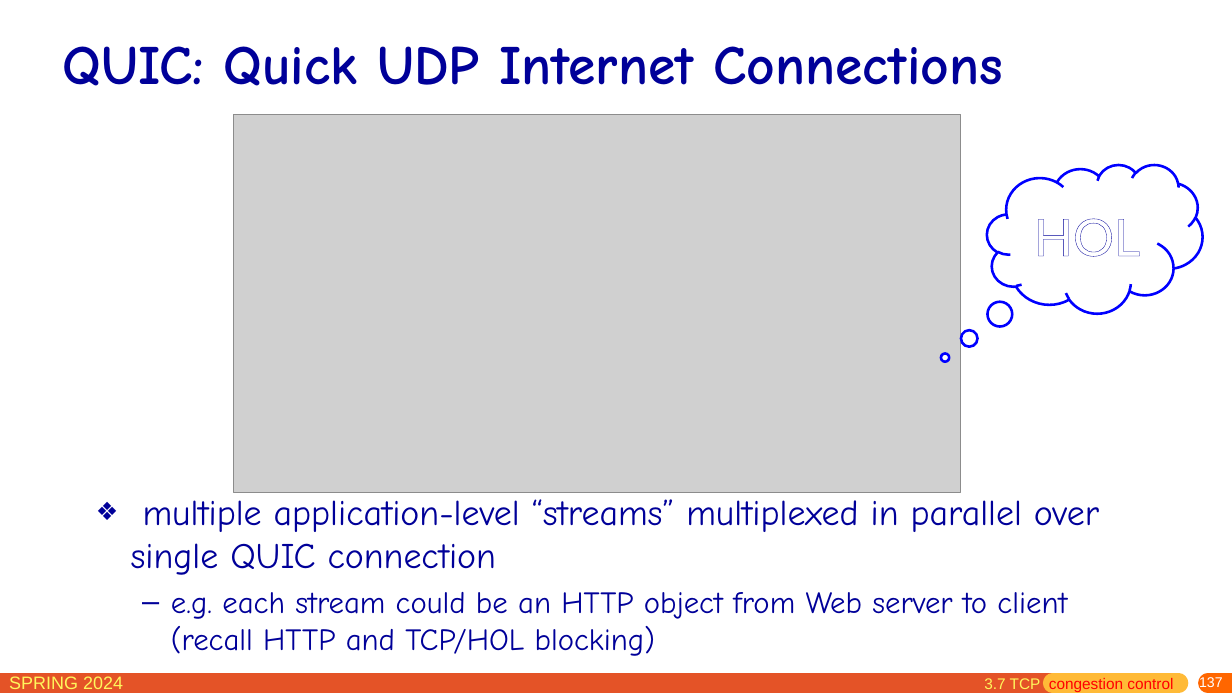
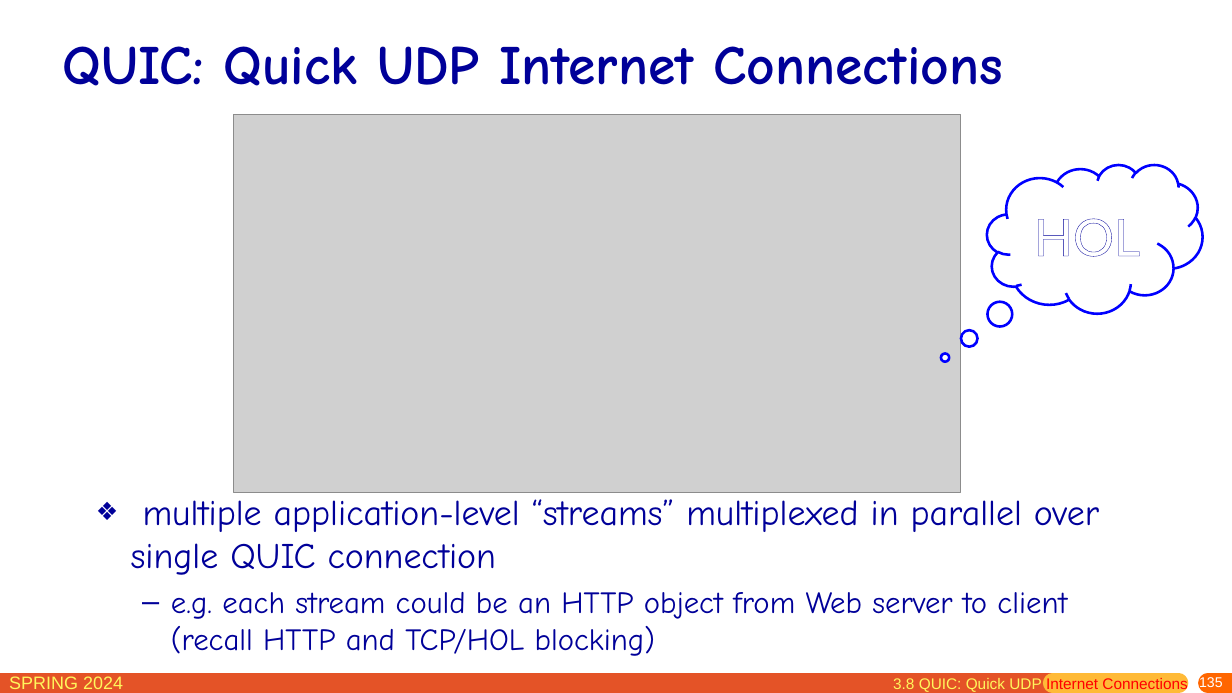
Before and after one commit to network-whu/slides, a slide deck: slide 135 of pptx/chapter3.pptx (slide 137 before the commit). Drawn at 1232x693 pixels with LibreOffice and Linux fonts; fonts in the diff are those of the drawing; grey boxes stand for pictures. Boxes give left, top, right and bottom in pixels: in the first picture for what was removed or moved away, otherwise in the second. Text is boxed around its words. In the diff, an @@ line names an element or a change of style, - is before the commit and + after.

```diff
--- a/pptx/chapter3.pptx
+++ b/pptx/chapter3.pptx
@@ text added at box(893, 677, 1187, 693), 12 pt, text #FF0000 @@
+3.8 QUIC: Quick UDP Internet Connections
@@ text removed at box(984, 678, 1173, 692) @@
-3.7 TCP congestion control
@@ page number at box(1199, 676, 1223, 691): text changed @@
-137
+135
```
Also in this commit, not shown: 21 other slides changed, 3 slides removed.
